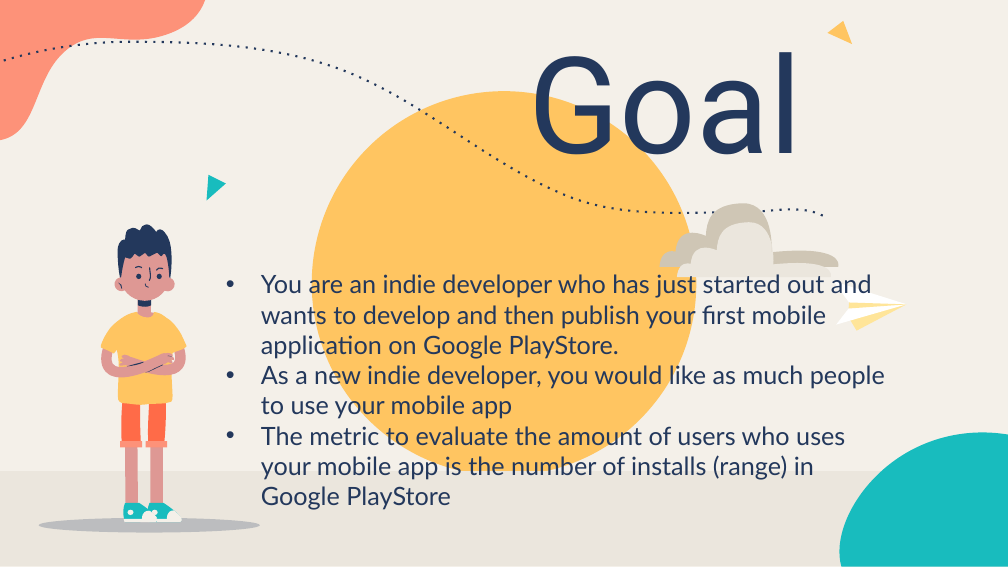
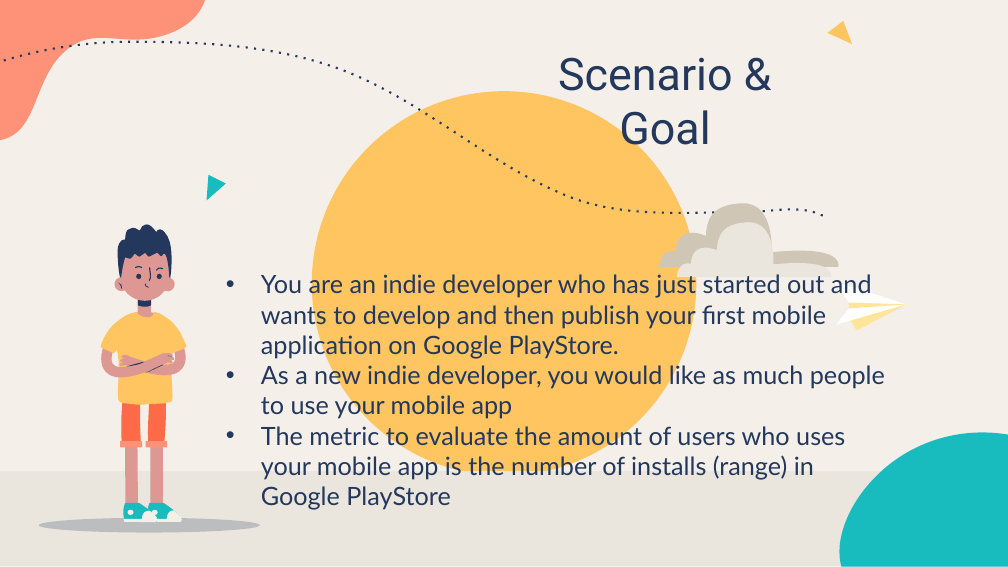
Before and after one commit to LiyanaRoslie/google-apps-ml, a slide deck: slide 3 of Final_Presentation.pptx. Drawn at 1008x567 pixels with LibreOffice and Linux fonts; fonts in the diff are those of the drawing. Boxes give left, top, right and bottom in pixels: in the first picture for what was removed or moved away, otherwise in the second. Text is boxed around its words. In the diff, an @@ line names an element or a change of style, - is before the commit and + after.

```diff
--- a/Final_Presentation.pptx
+++ b/Final_Presentation.pptx
@@ title at box(558, 57, 732, 156): text changed; size 96 to 32 pt @@
-Goal
+Scenario & Goal
```
Also in this commit, not shown: 11 other slides changed, 2 slides added.
